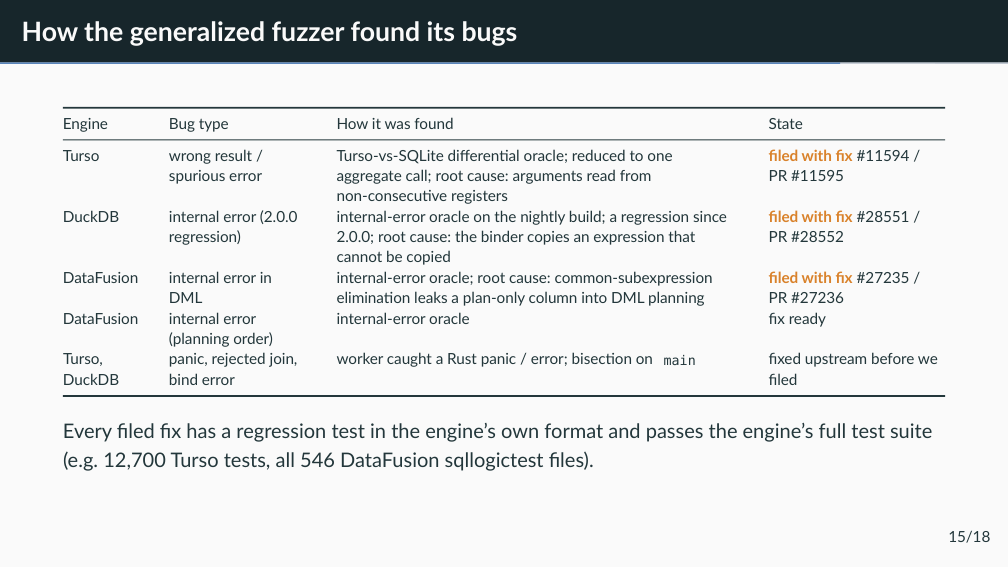
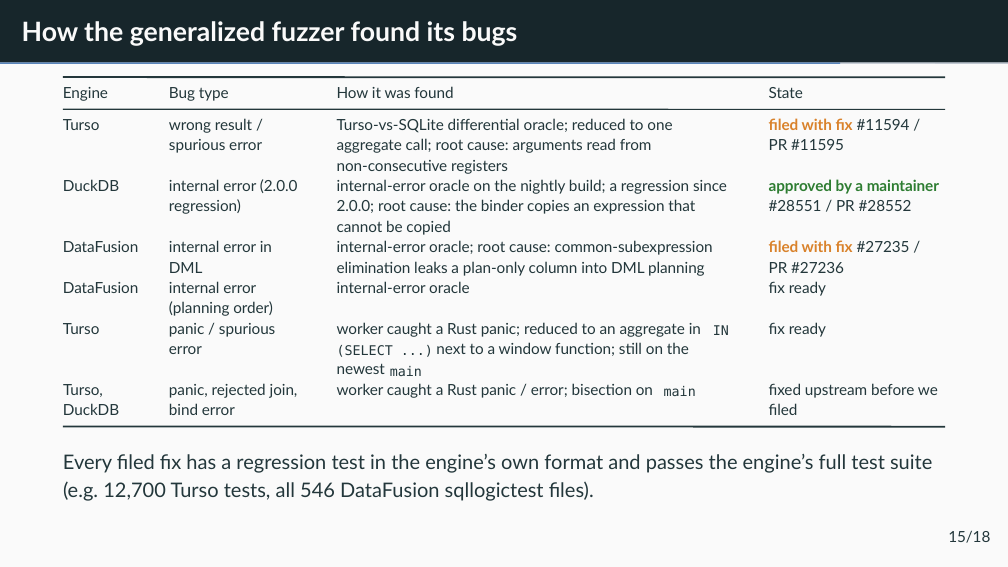
Before and after one commit to v28k/cs5187-term-project, a slide deck: slide 19 of completion/slides/final_presentation.pptx. Drawn at 1008x567 pixels with LibreOffice and Linux fonts; fonts in the diff are those of the drawing. Boxes give left, top, right and bottom in pixels: in the first picture for what was removed or moved away, otherwise in the second. Text is boxed around its words. In the diff, an @@ line names an element or a change of style, - is before the commit and + after.

Commit message:
Bug states of 12 Nov: BUG #19802 fixed upstream (seven fixed), DuckDB fix approved, BUG #19826 v4; rebuild paper, slides and guide

```diff
--- a/completion/slides/final_presentation.pptx
+++ b/completion/slides/final_presentation.pptx
@@ 30 texts, 2 lines: place and size @@
-30 texts, 2 lines at box(62, 107, 946, 347)
+30 texts, 2 lines at box(62, 77, 946, 316)
@@ text at box(769, 179, 939, 194): text changed; text colour #D9822B to #2E7D32 @@
-ﬁled with ﬁx #28551 /
+approved by a maintainer
@@ text at box(769, 200, 912, 211): text changed @@
-PR #28552
+#28551 / PR #28552
@@ text at box(63, 323, 100, 334): text changed @@
-Turso,
+Turso
@@ text added at box(169, 323, 275, 337), 6.9 pt, text #23373B @@
+panic / spurious
@@ text added at box(337, 322, 701, 337), 6.9 pt, text #23373B @@
+worker caught a Rust panic; reduced to an aggregate in
@@ text added at box(713, 325, 729, 335), 6 pt, text #23373B @@
+IN
@@ text added at box(769, 322, 826, 337), 6.9 pt, text #23373B @@
+ﬁx ready
@@ text added at box(169, 346, 202, 354), 6.9 pt, text #23373B @@
+error
@@ text added at box(337, 345, 393, 357), 6 pt, text #23373B @@
+(SELECT ...)
@@ text added at box(436, 342, 689, 356), 6.9 pt, text #23373B @@
+next to a window function; still on the
@@ text added at box(63, 384, 103, 397), 6.9 pt, text #23373B @@
+Turso,
@@ text added at box(337, 363, 385, 374), 6.9 pt, text #23373B @@
+newest
@@ text added at box(390, 366, 422, 376), 6 pt, text #23373B @@
+main
@@ 9 texts, 1 line: place and size @@
-9 texts, 1 line at box(62, 352, 946, 471)
+9 texts, 1 line at box(62, 383, 946, 501)
```
Also in this commit, not shown: 3 other slides changed, 33 other files.
